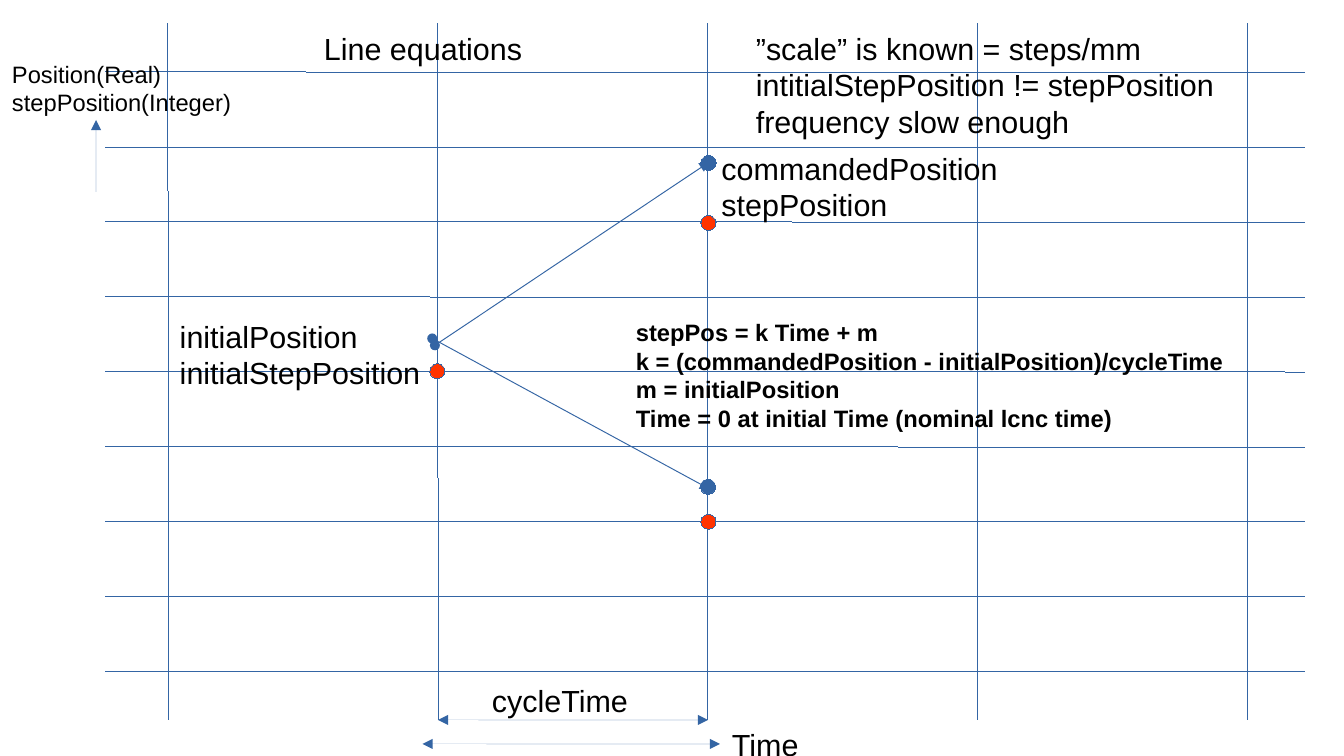
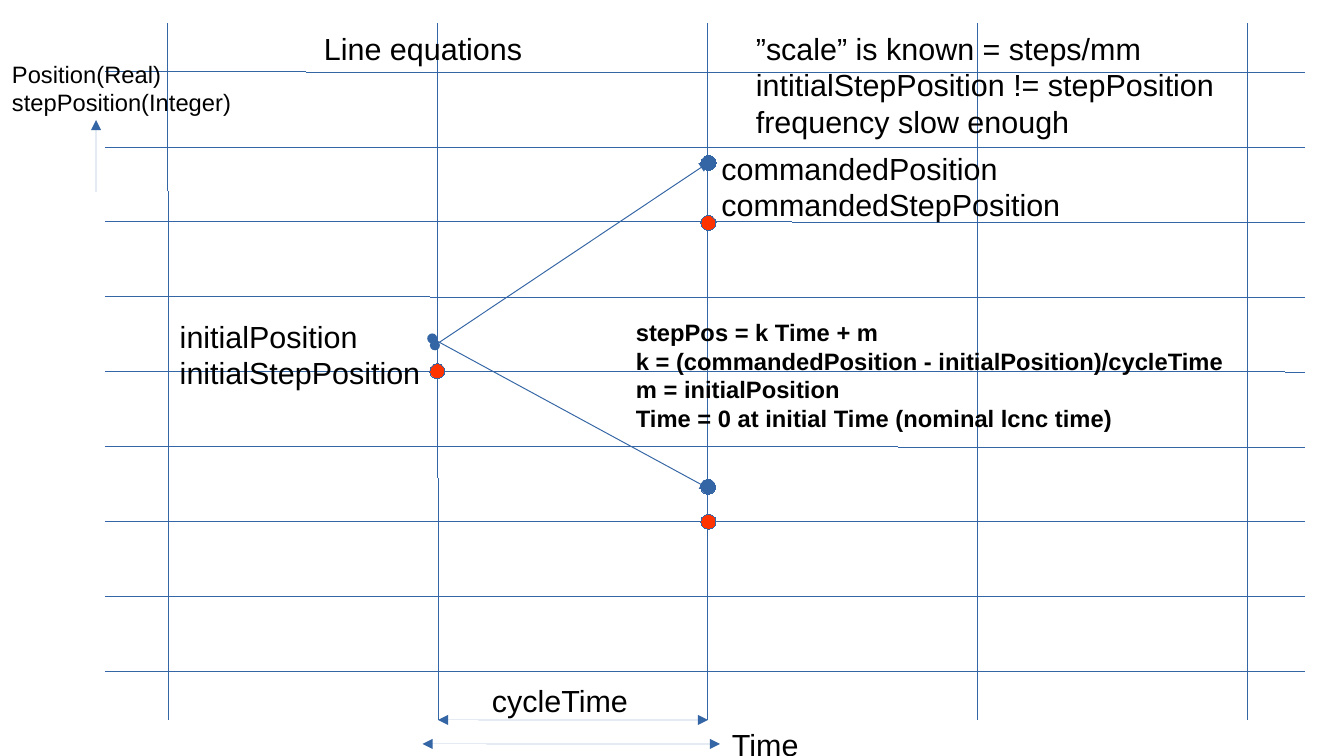
Before and after one commit to MetalMusings/MyOwnEtherCATDevice, a slide deck: slide 7 of Firmware/doc/Stepgen.odp. Drawn at 1344x756 pixels with LibreOffice and Linux fonts; fonts in the diff are those of the drawing. Boxes give left, top, right and bottom in pixels: in the first picture for what was removed or moved away, otherwise in the second. Text is boxed around its words. In the diff, an @@ line names an element or a change of style, - is before the commit and + after.

Commit message:
Class StepGen2 done after Stepgen.odb

```diff
--- a/Firmware/doc/Stepgen.odp
+++ b/Firmware/doc/Stepgen.odp
@@ text at (x1=721, y1=192, x2=1060, y2=222): text changed @@
-stepPosition
+commandedStepPosition
```
Also in this commit, not shown: 7 other slides changed, 2 slides added, 4 other files.
